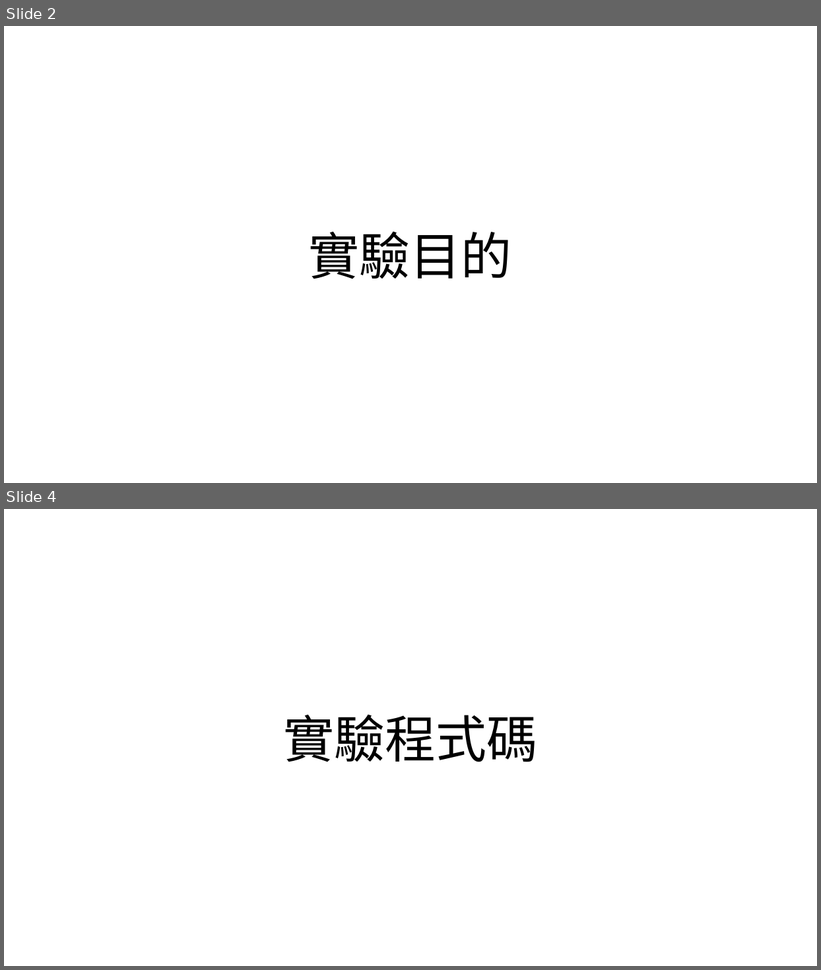
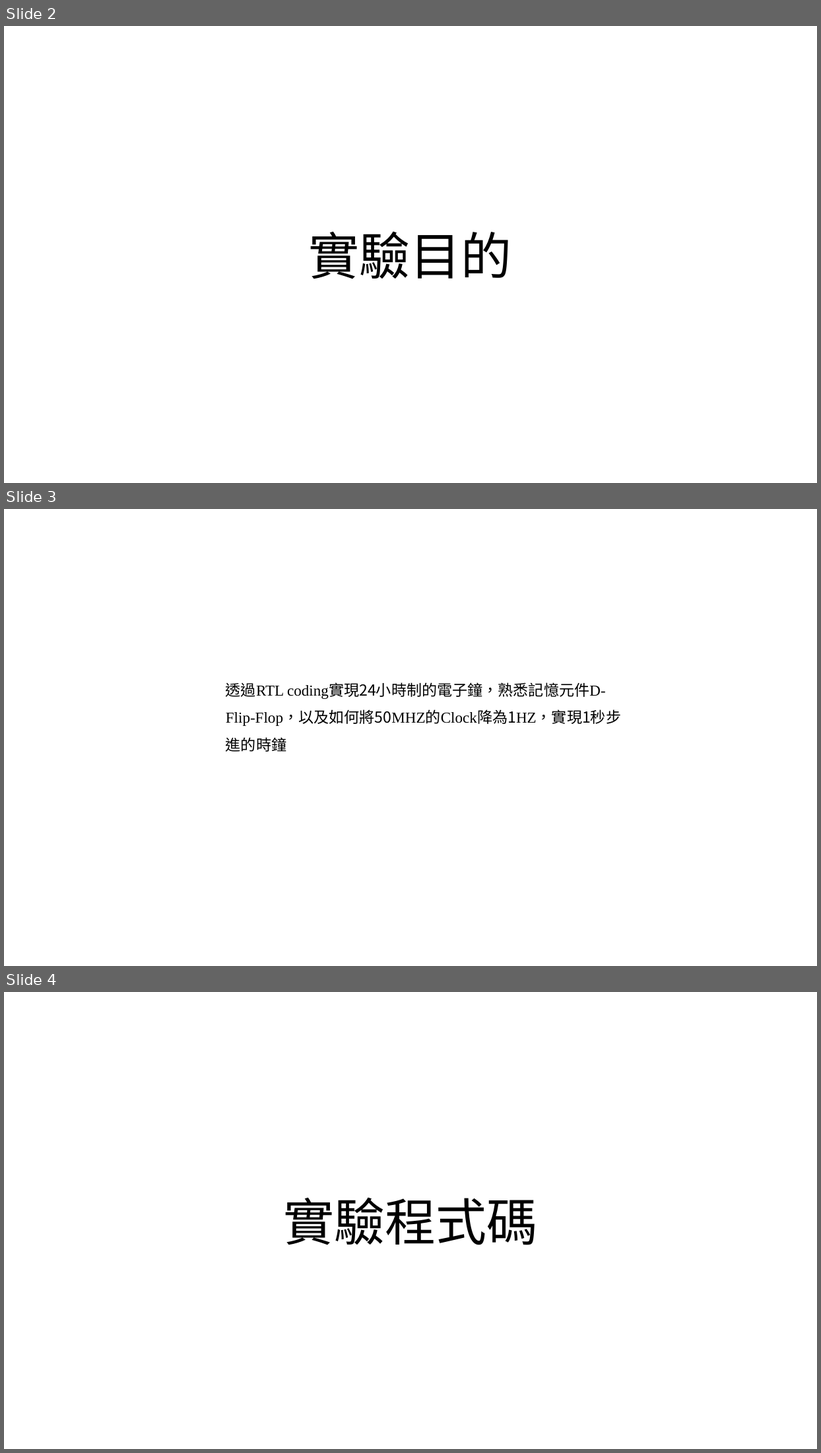
Before and after one commit to b0742020/Course_FPGA, a slide deck: LAB02/lab2_312651057.pptx. Shown one above the other, each under a label of ours: slides 2 and 4 before the commit, slides 2, 3 and 4 after it; the slides between them are not shown. The pictures are 821x970 and 821x1453 pixels, drawn with LibreOffice and Linux fonts; fonts in the diff are those of the drawing. Boxes give left, top, right and bottom in pixels: in the first picture for what was removed or moved away, otherwise in the second. Text is boxed around its words. In the diff, an @@ line names an element or a change of style, - is before the commit and + after.

```diff
--- a/LAB02/lab2_312651057.pptx
+++ b/LAB02/lab2_312651057.pptx
@@ slide 3 added at [4, 509, 817, 966], background #FFFFFF @@
@@ text added at [226, 683, 621, 726], 18 pt, text #000000 @@
+透過RTL coding實現24小時制的電子鐘，熟悉記憶元件D-Flip-Flop，以及如何將50MHZ的Clock降為1HZ，實現1秒步進的時鐘
```
Also in this commit, not shown: 1 other slide added, 4 slides removed, 6 other files.
